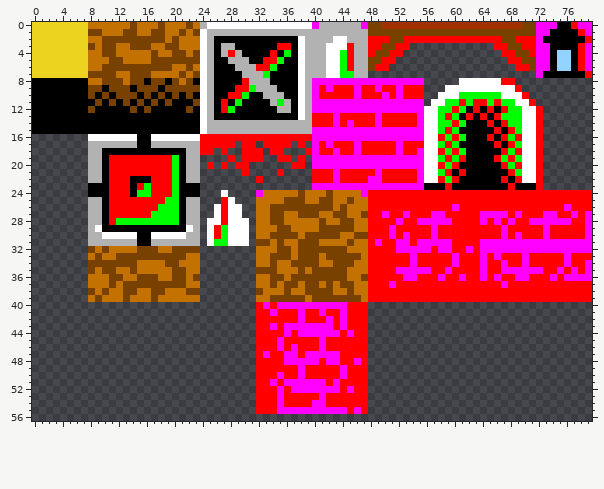
Sprite sheet: Project/Content/Sprites/Tilemap.png. The picture above was drawn from the file before the commit.
The file is 80x80 pixels. Shown: x 0..79, y 0..56.
The same view after the edit:
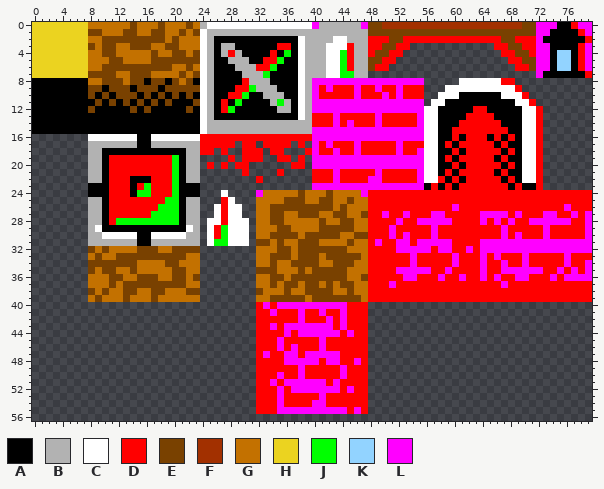
Palette (. is transparent): A #000000  B #b2b2b2  C #ffffff  D #ff0000  E #794100  F #a23000  G #c37100  H #ebd320  J #00ff00  K #92d3ff  L #ff00ff
Edits made:
Changed rows in their new state; - is an unchanged pixel.
first column x 57:
10 ----AAAAAA---
11 --AAAAAAAAAA-
12 -AAAA--DA-AAA
13 -AAA--D-DAAAA
14 -AAADDDD-DAAA
15 -AADDDDDD-DAA
16 -AA-ADDDADADA
17 -A-ADDDDDADAA
18 -AA-ADDDDDADA
19 -A-A-DDDDADAA
20 -AA--DDDDDADA
21 -A---DDDD-DAA
22 --A--DDDDDADA
23 D---DDDDDDDAD
